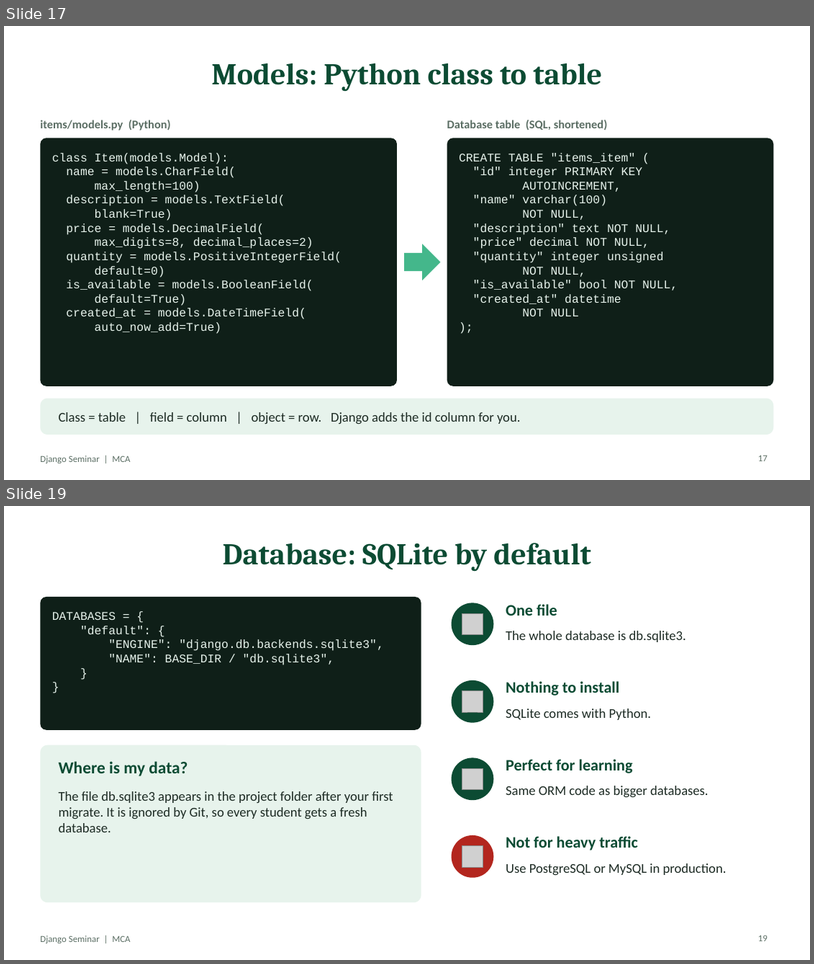
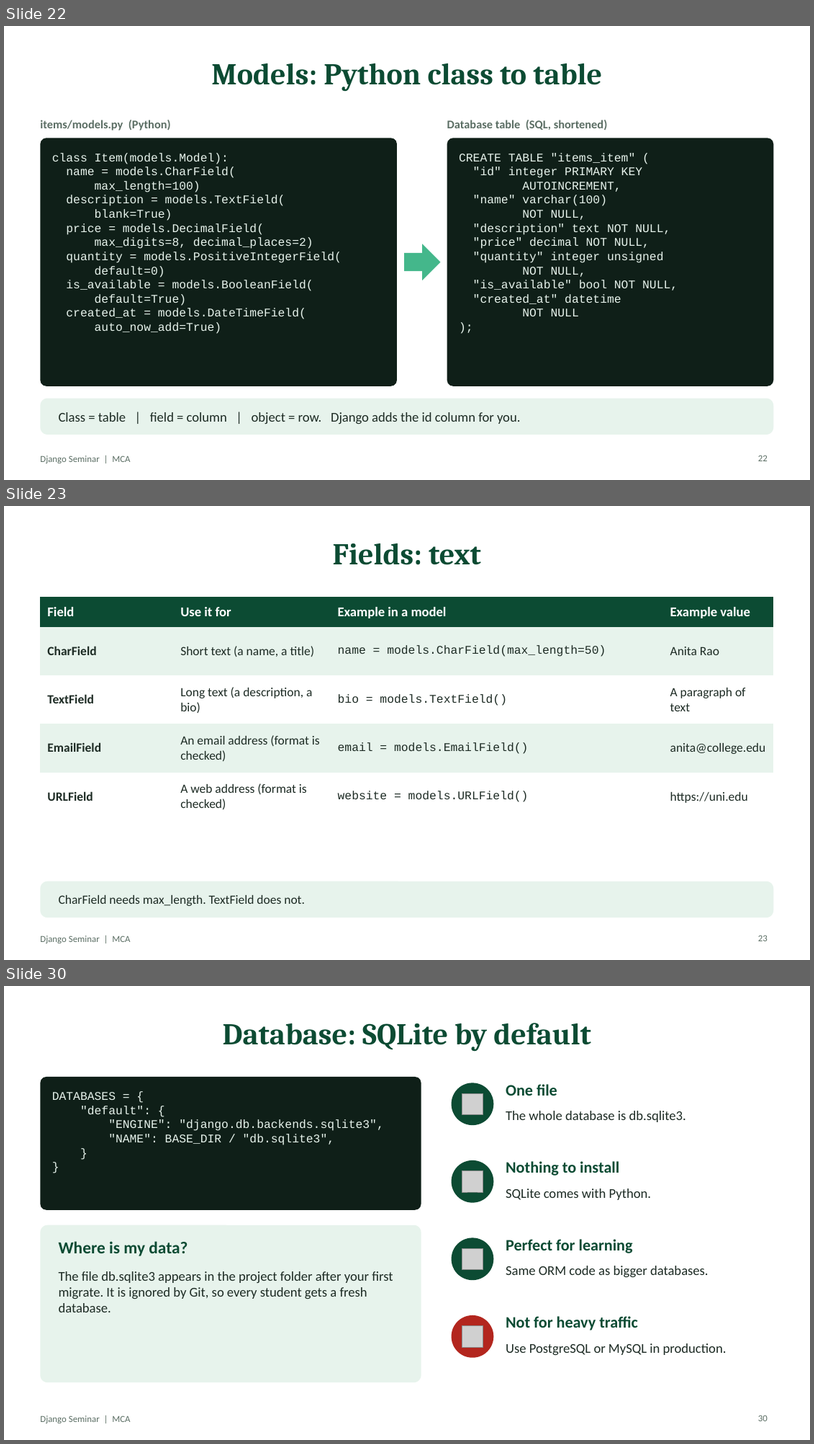
Before and after one commit to MrNihalT/mca, a slide deck: django-seminar/slides/Django-Seminar.pptx. Shown one above the other, each under a label of ours: slides 17 and 19 before the commit, slides 22, 23 and 30 after it; the slides between them are not shown. The pictures are 814x964 and 814x1444 pixels, drawn with LibreOffice and Linux fonts; fonts in the diff are those of the drawing; grey boxes stand for pictures. Boxes give left, top, right and bottom in pixels: in the first picture for what was removed or moved away, otherwise in the second. Text is boxed around its words. In the diff, an @@ line names an element or a change of style, - is before the commit and + after.

```diff
--- a/django-seminar/slides/Django-Seminar.pptx
+++ b/django-seminar/slides/Django-Seminar.pptx
@@ slide 23 added at (4,506,810,960), background #FFFFFF; not listed: 1 template element that a slide beside it also shows @@
@@ title added at (333,543,481,565), 36 pt, text #0C4B33, bold @@
+Fields: text
@@ table added at (40,597,774,813), 5 rows, 4 columns @@
+Field | Use it for | Example in a model | Example value
+CharField | Short text (a name, a title) | name = models.CharField(max_length=50) | Anita Rao
+TextField | Long text (a description, a bio) | bio = models.TextField() | A paragraph of text
+EmailField | An email address (format is checked) | email = models.EmailField() | anita@college.edu
+URLField | A web address (format is checked) | website = models.URLField() | https://uni.edu
@@ rounded rectangle added at (40,881,774,917), fill #E7F3EC @@
@@ text added at (59,895,305,906), 15 pt, text #1D2B24 @@
+CharField needs max_length. TextField does not.
@@ page number added at (759,934,768,941), 11 pt, text #5B6E64 @@
+23
@@ what was slide 17 is now slide 22 @@
@@ page number at (759,454,768,461): text changed @@
-17
+22
@@ what was slide 19 is now slide 30 @@
@@ page number at (759,1414,768,1421): text changed @@
-19
+30
```
Also in this commit, not shown: 32 other slides added, 1 slide removed, 1 other file.
